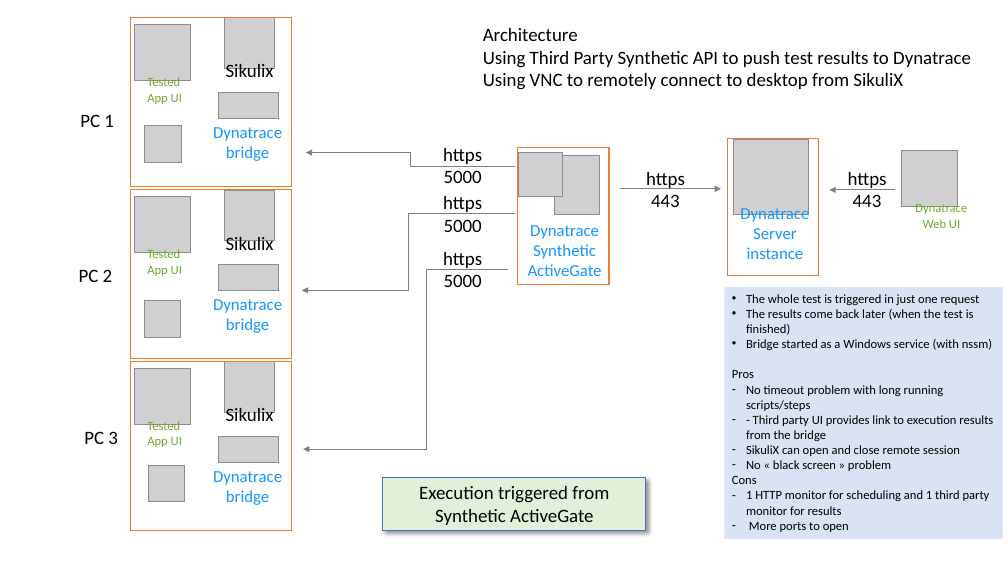
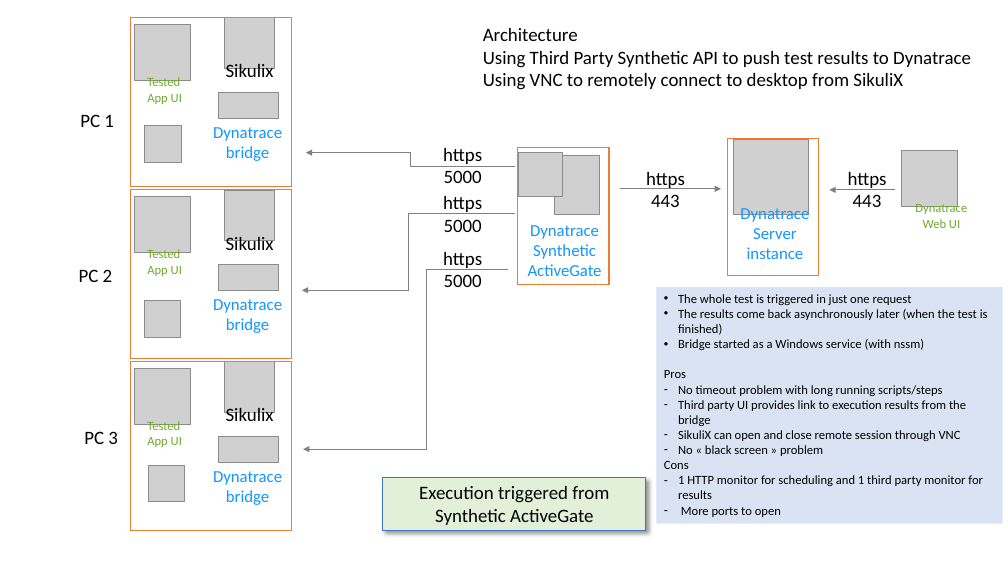
Before and after one commit to LO-RAN/dt_sikulix_bridge, a slide deck: slide 1 of documentation/dt_sikulix_bridge.pptx. Drawn at 1008x567 pixels with LibreOffice and Linux fonts; fonts in the diff are those of the drawing; grey boxes stand for pictures; background and template pictures are left out. Boxes give left, top, right and bottom in pixels: in the first picture for what was removed or moved away, otherwise in the second. Text is boxed around its words. In the diff, an @@ line names an element or a change of style, - is before the commit and + after.

```diff
--- a/documentation/dt_sikulix_bridge.pptx
+++ b/documentation/dt_sikulix_bridge.pptx
@@ rectangle "The whole test is triggered ...": place and size @@
-rectangle "The whole test is triggered ..." at (724, 287, 1003, 539)
+rectangle "The whole test is triggered ..." at (656, 287, 1003, 524)
@@ text in rectangle at (678, 309, 988, 335): text changed @@
-• The results come back later (when the test is finished)
+• The results come back asynchronously later (when the test is finished)
@@ text in rectangle at (678, 400, 966, 441): text changed @@
-– - Third party UI provides link to execution results from the bridge
-– SikuliX can open and close remote session
+– Third party UI provides link to execution results from the bridge
+– SikuliX can open and close remote session through VNC
```
Also in this commit, not shown: 9 other slides changed, 2 slides added, 4 slides removed.
